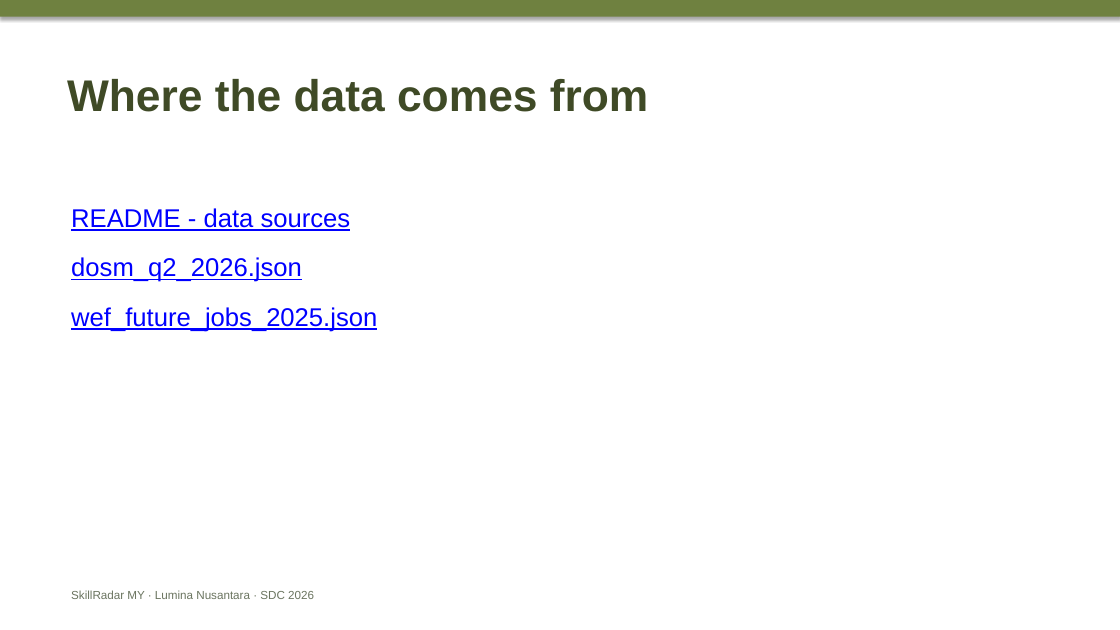
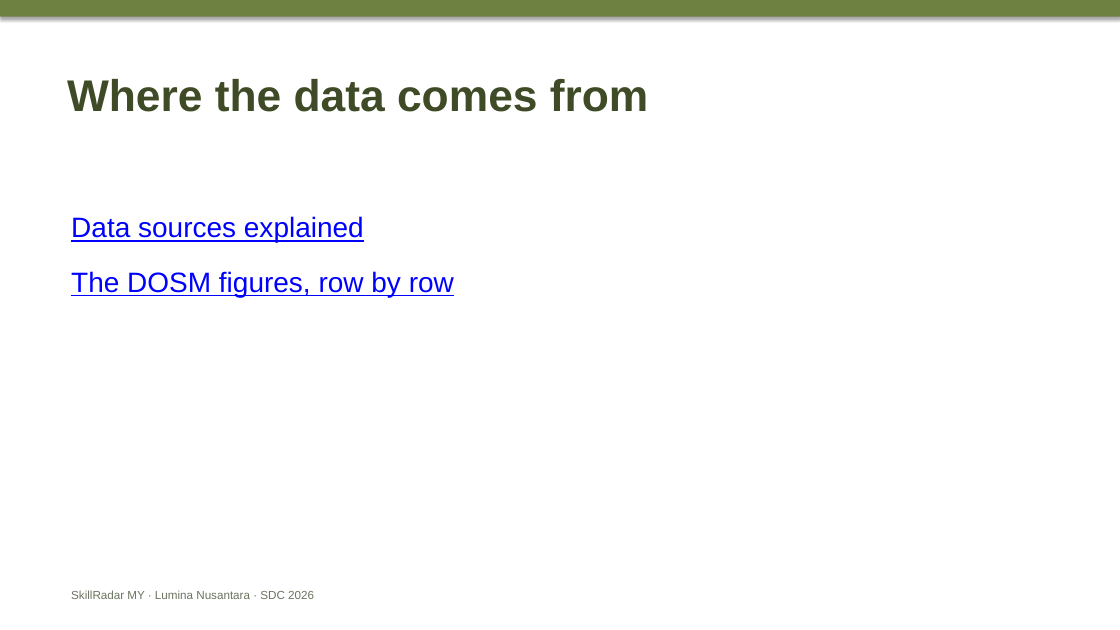
Before and after one commit to douyinlin/sdc2026-lumina-nusantara, a slide deck: slide 1 of team/CUE_DECK_4min10_to_6min.pptx. Drawn at 1120x630 pixels with LibreOffice and Linux fonts; fonts in the diff are those of the drawing. Boxes give left, top, right and bottom in pixels: in the first picture for what was removed or moved away, otherwise in the second. Text is boxed around its words. In the diff, an @@ line names an element or a change of style, - is before the commit and + after.

Commit message:
docs: add readable data, tech and validation pages and point the cue deck at them

```diff
--- a/team/CUE_DECK_4min10_to_6min.pptx
+++ b/team/CUE_DECK_4min10_to_6min.pptx
@@ text at <box>71,216,454,297</box>: text changed; size 22 to 24 pt @@
-README - data sources
-dosm_q2_2026.json
-wef_future_jobs_2025.json
+Data sources explained
+The DOSM figures, row by row
```
Also in this commit, not shown: 6 other slides changed, 4 other files.
